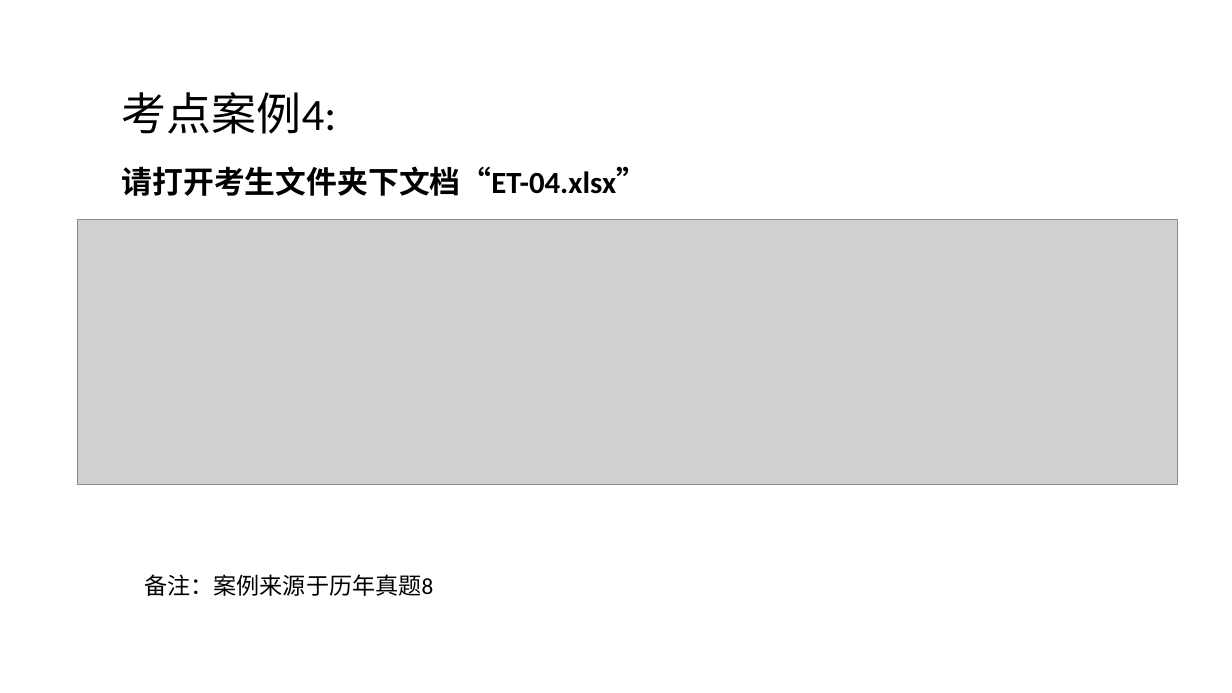
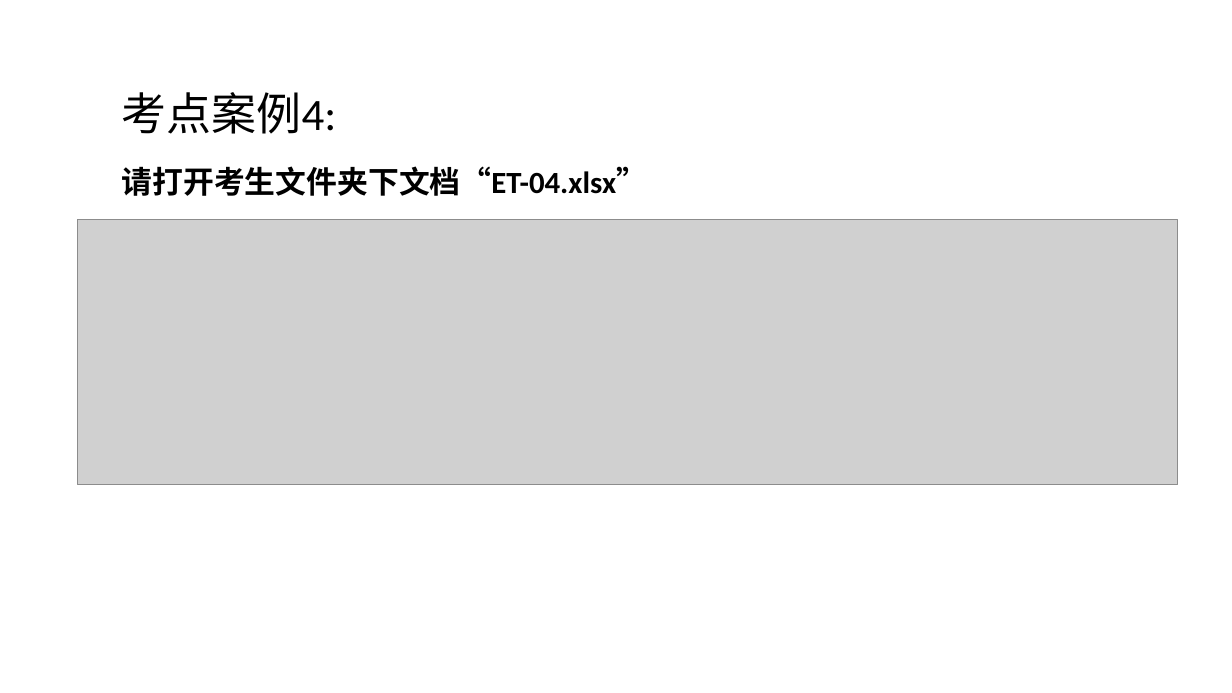
Before and after one commit to huhuiyu/ncre, a slide deck: slide 5 of wps/excel/12-表格页面布局/课件.pptx. Drawn at 1232x693 pixels with LibreOffice and Linux fonts; fonts in the diff are those of the drawing; grey boxes stand for pictures. Boxes give left, top, right and bottom in pixels: in the first picture for what was removed or moved away, otherwise in the second. Text is boxed around its words. In the diff, an @@ line names an element or a change of style, - is before the commit and + after.

```diff
--- a/wps/excel/12-表格页面布局/课件.pptx
+++ b/wps/excel/12-表格页面布局/课件.pptx
@@ text removed at (144, 574, 433, 596) @@
-备注：案例来源于历年真题8
```
Also in this commit, not shown: 2 other slides changed, 6 other files.
